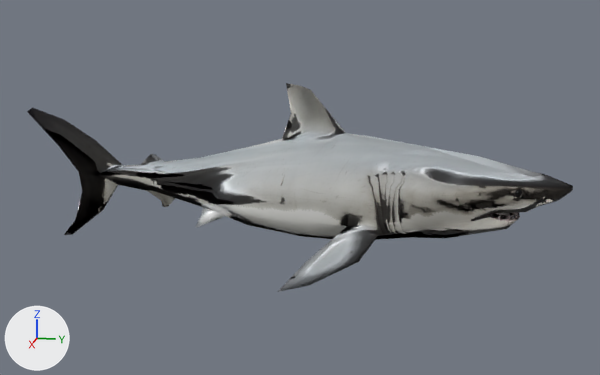
What one commit did to the glTF model pw2/assets/models/sharks/shark-medium.glb.
Before and after are seen from a 50 mm lens placed at (21.22, 3.83, 5.01), pointed at (0.65, -0.28, -0.13). Arrows for +X, +Y and +Z are at lower left; the lights stay in place. The picture after the commit comes second. Vertices at exactly the same position are counted once.
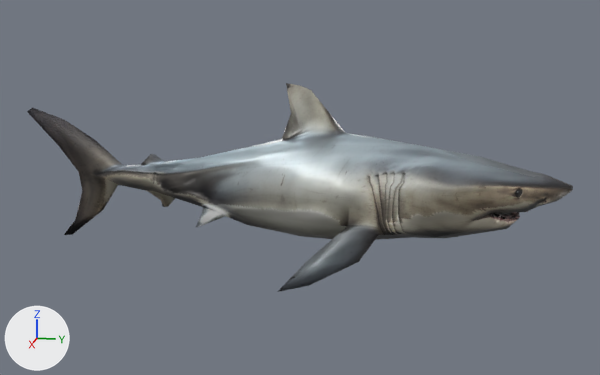
Boxes (x1, y1, x2, y2) around the edits, measured in the pictures (600 x 375 px):
'Cube', surface changed, recoloured: (27, 83, 573, 292) in both

What the commit changed:
Picture 'poomnatt_sideview_full_body_of_a_great_white_shark_on_gray_back_3a5d9b47-759e-4b7a-bd54-258fc7082dad' (img_poomnatt_sideview_full_body_of_a_great_white_shark_on_gray_back_3a5d9b47_759e_4b7a_bd54_258fc7082dad) is now built by load_image('shark-grey', '_unpacked/shark-grey', 1344, 896, 'sRGB') instead of load_image('poomnatt_sideview_full_body_of_a_great_white_shark_on_gray_back_3a5d9b47-759e-4b7a-bd54-258fc7082dad', '_unpacked/poomnatt_sideview_full_body_of_a_great_white_shark_on_gray_back_3a5d9b47-759e-4b7a-bd54-258fc7082dad', 1344, 896, 'Non-Color').
Picture 'shark-grey_normals' (img_shark_grey_normals) is new.
Material 'Material.001' (mat_material_001) is new.
Uses the picture img_poomnatt_sideview_full_body_of_a_great_white_shark_on_gray_back_3a5d9b47_759e_4b7a_bd54_258fc7082dad.
Uses the picture img_shark_grey_normals.
me_cube has 342 vertices, 482 faces and spans x -2.49..2.48, y -10.2..4.1, z -2.06..2.59.
me_cube is used by ob_cube; location (0.64, 2.37, -0.02).
me_cube part 1: all 436 faces that had it switch from mat_material to mat_material_001.
